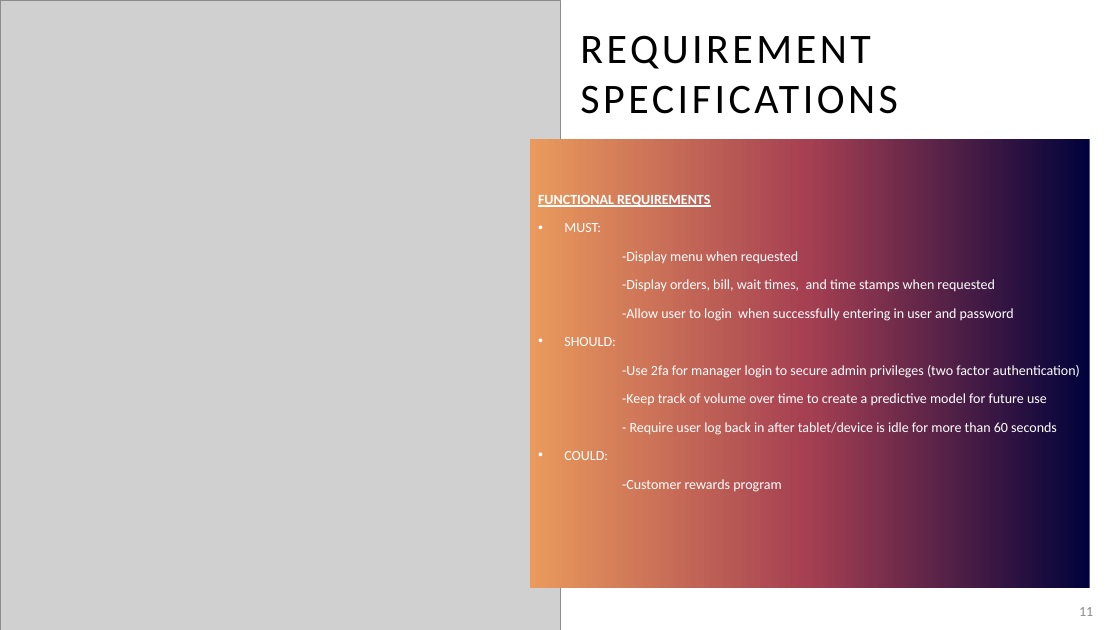
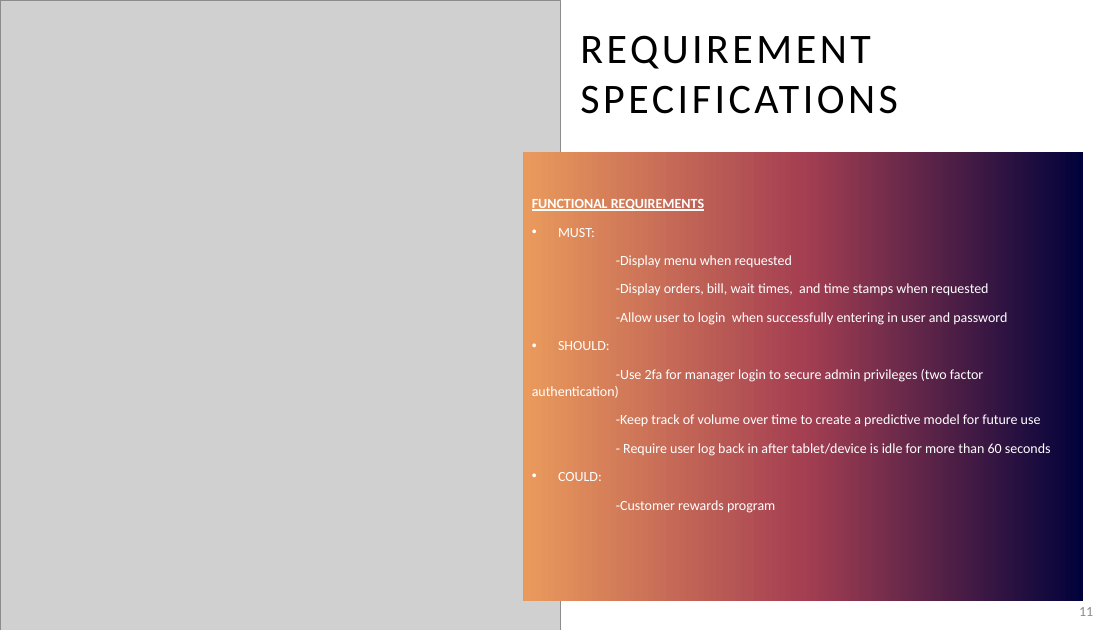
Before and after one commit to KL-3/CentRes, a slide deck: slide 11 of CentRes.pptx. Drawn at 1120x630 pixels with LibreOffice and Linux fonts; fonts in the diff are those of the drawing; grey boxes stand for pictures. Boxes give left, top, right and bottom in pixels: in the first picture for what was removed or moved away, otherwise in the second. Text is boxed around its words. In the diff, an @@ line names an element or a change of style, - is before the commit and + after.

```diff
--- a/CentRes.pptx
+++ b/CentRes.pptx
@@ text "FUNCTIONAL REQUIREMENTS": place and size @@
-text "FUNCTIONAL REQUIREMENTS" at bbox=[530, 139, 1091, 588]
+text "FUNCTIONAL REQUIREMENTS" at bbox=[523, 152, 1084, 601]
```
Also in this commit, not shown: 2 other slides changed.
